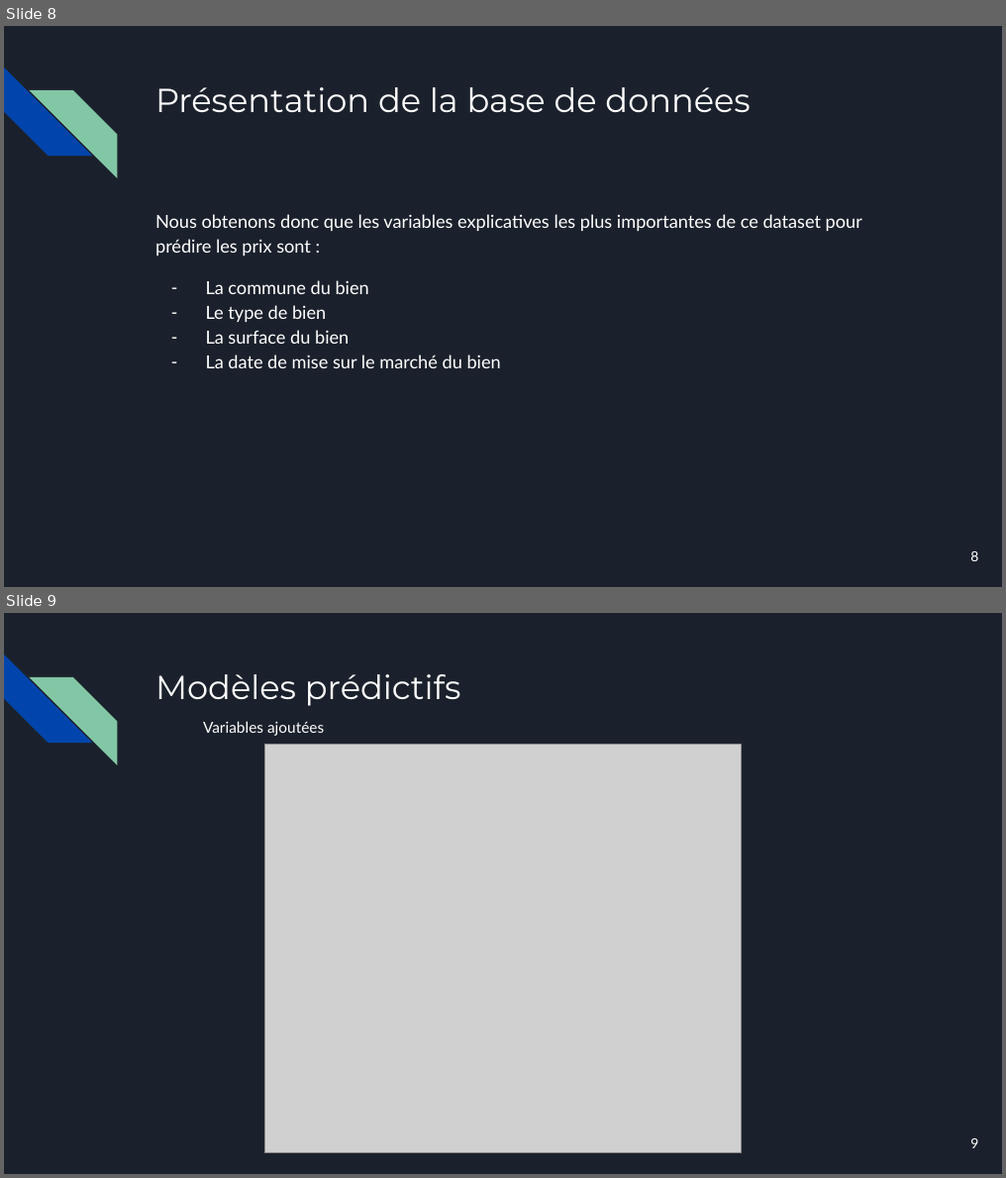
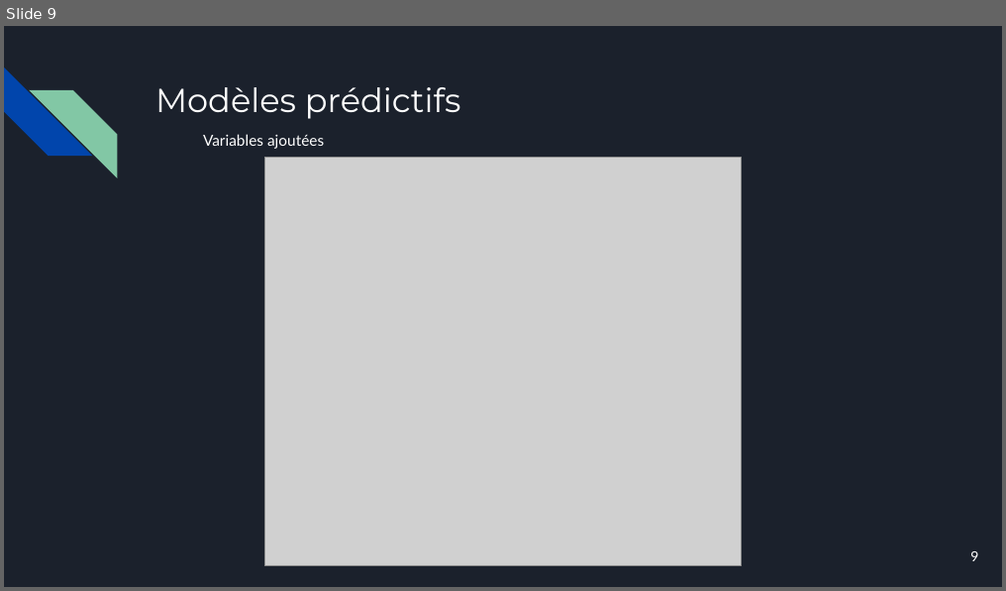
Before and after one commit to Papushkado/Real-Estate-predictions, a slide deck: Machine_Learning_ISUP.pptx. Shown one above the other, each under a label of ours: slides 8 and 9 before the commit, slide 9 after it. The pictures are 1006x1178 and 1006x591 pixels, drawn with LibreOffice and Linux fonts; fonts in the diff are those of the drawing; grey boxes stand for pictures. Boxes give left, top, right and bottom in pixels: in the first picture for what was removed or moved away, otherwise in the second. Text is boxed around its words. In the diff, an @@ line names an element or a change of style, - is before the commit and + after.

```diff
--- a/Machine_Learning_ISUP.pptx
+++ b/Machine_Learning_ISUP.pptx
@@ slide 8 removed at (4, 26, 1002, 587), background #1B212C; not listed: 2 template elements that a slide beside it also shows @@
@@ title removed at (155, 87, 749, 112) @@
-Présentation de la base de données
@@ text removed at (155, 214, 862, 369) @@
-Nous obtenons donc que les variables explicatives les plus importantes de ce dataset pour prédire les prix sont :
-– La commune du bien
-– Le type de bien
-– La surface du bien
-– La date de mise sur le marché du bien
@@ page number removed at (970, 552, 978, 562) @@
-8
```
Also in this commit, not shown: 3 slides changed, 3 slides added, 1 other file.
